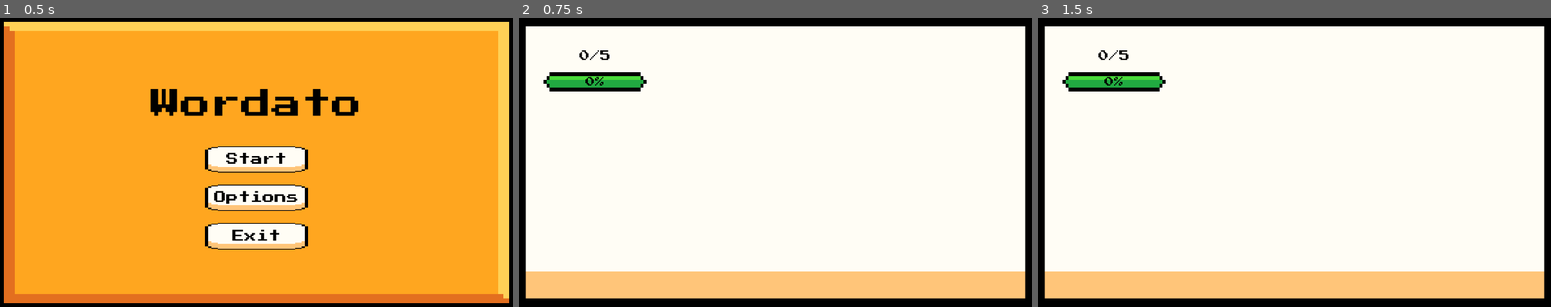
Above: before the commit, frames 1-3 (left to right).
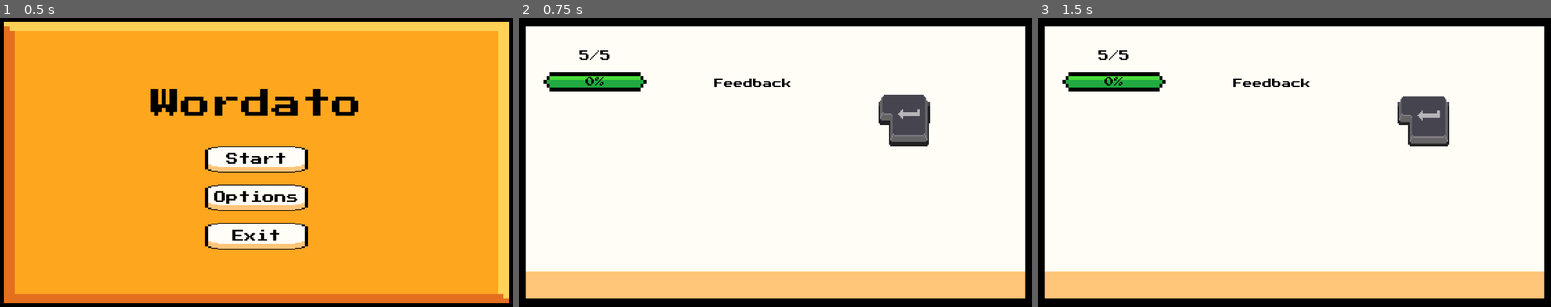
Above: after the commit, the same moments.

Repository: pett1c/Lern-Perioden
Game: Godot game, scene res://scenes/main_menu.tscn
Two runs of this game, one before a commit and one after it. Both use one fixed random seed, a clock stepped at 60 frames per second and the inputs below.
Inputs (mouse positions are in pixels of both pictures, inside the frame that each line leads up to):
- Up to frame 1 (0.5 s): no input
- Up to frame 2 (0.75 s): click "Start" at 0.5 s
- Up to frame 3 (1.5 s): click (1422, 119) at 1.27 s

Frame 1 is identical in both runs. In frame 2, 1.8% of the frame differs, in the area x 11-81%, y 11-45%; in frame 3, 1.8%.
Error after the commit: Parse Error: Identifier "GameManager" not declared in the current scope. (res://scenes/letter.gd:13)

Commit message:
LP12: 21.11

Diff:
--- /dev/null
+++ b/Lern-Periode_12/scenes/letter.gd
@@ -0,0 +1,29 @@
+extends TextureButton
+
+@onready var char_label = $CharLabel
+@onready var weight_label = $WeightLabel
+
+var char_value: String = ""
+var letter_data: Dictionary = {}
+
+func setup(character: String):
+	char_value = character
+
+	# retrieve score data from manager
+	if GameManager.letter_config.has(character):
+		letter_data = GameManager.letter_config[character]
+
+	char_label.text = character.to_upper()
+
+	# display score if label exists
+	if letter_data.has("score") and weight_label:
+		weight_label.text = str(letter_data["score"])
+
+	# center pivot for scaling effects
+	pivot_offset = size / 2
+
+func _ready():
+	# pop-in animation
+	scale = Vector2.ZERO
+	var tween = create_tween()
+	tween.tween_property(self, "scale", Vector2.ONE, 0.3).set_trans(Tween.TRANS_BACK).set_ease(Tween.EASE_OUT)
--- /dev/null
+++ b/Lern-Periode_12/scenes/letter.tscn
@@ -0,0 +1,53 @@
+[gd_scene load_steps=7 format=3 uid="uid://dc8otrtdtla4j"]
+
+[ext_resource type="Script" uid="uid://shkcgr5pbgc1" path="res://scenes/letter.gd" id="1_antxc"]
+[ext_resource type="Texture2D" uid="uid://dgnumnfiju8pu" path="res://assets/keyboard/SimpleKeys/Jumbo/Dark/button.png" id="2_rprtv"]
+[ext_resource type="FontFile" uid="uid://cn8cvwvgbr7ti" path="res://assets/fonts/PressStart2P-Regular.ttf" id="3_8y6hk"]
+
+[sub_resource type="AtlasTexture" id="AtlasTexture_antxc"]
+atlas = ExtResource("2_rprtv")
+region = Rect2(0, 0, 19, 21)
+
+[sub_resource type="AtlasTexture" id="AtlasTexture_rprtv"]
+atlas = ExtResource("2_rprtv")
+region = Rect2(19, 0, 19, 21)
+
+[sub_resource type="AtlasTexture" id="AtlasTexture_8y6hk"]
+atlas = ExtResource("2_rprtv")
+region = Rect2(38, 0, 19, 21)
+
+[node name="Letter" type="TextureButton"]
+anchors_preset = -1
+anchor_right = 0.015000001
+anchor_bottom = 0.029000001
+offset_right = -0.20000076
+offset_bottom = 0.11999893
+grow_horizontal = 2
+grow_vertical = 2
+texture_normal = SubResource("AtlasTexture_antxc")
+texture_pressed = SubResource("AtlasTexture_rprtv")
+texture_hover = SubResource("AtlasTexture_8y6hk")
+script = ExtResource("1_antxc")
+
+[node name="CharLabel" type="Label" parent="."]
+layout_mode = 0
+offset_left = 3.0
+offset_right = 17.0
+offset_bottom = 14.0
+theme_override_fonts/font = ExtResource("3_8y6hk")
+theme_override_font_sizes/font_size = 8
+text = "A"
+horizontal_alignment = 1
+vertical_alignment = 1
+
+[node name="WeightLabel" type="Label" parent="."]
+layout_mode = 0
+offset_left = 6.0
+offset_top = 13.0
+offset_right = 14.0
+offset_bottom = 21.0
+theme_override_fonts/font = ExtResource("3_8y6hk")
+theme_override_font_sizes/font_size = 5
+text = "1"
+horizontal_alignment = 1
+vertical_alignment = 1
--- a/Lern-Periode_12/scenes/round.gd
+++ b/Lern-Periode_12/scenes/round.gd
@@ -2,13 +2,98 @@
 
 @onready var quota_bar = $QuoteProgressBar
 @onready var moves_label = $Moves
+@onready var hand_container = $HandContainer
+@onready var word_slots_container = $WordSlots
+@onready var feedback_label = $FeedbackLabel
+
 var current_quota = 100
 var moves_left = 5
+var current_hand_chars: Array[String] = []
+var current_word_chars: Array[String] = []
+
+var letter_scene = preload("res://scenes/letter.tscn")
 
 func _ready():
 	quota_bar.max_value = current_quota
+	# wait for autoload to initialize
+	await get_tree().process_frame
+	start_round()
+
+func start_round():
+	# deal initial cards
+	current_hand_chars = GameManager.get_hand(8)
+	render_hand()
+	render_slots()
 	update_ui()
 
+func render_hand():
+	# clear existing buttons
+	for child in hand_container.get_children():
+		child.queue_free()
+
+	# recreate hand buttons
+	for i in range(current_hand_chars.size()):
+		var char = current_hand_chars[i]
+		var letter_btn = letter_scene.instantiate()
+		hand_container.add_child(letter_btn)
+		letter_btn.setup(char)
+		letter_btn.pressed.connect(_on_hand_letter_pressed.bind(i, char))
+
+func render_slots():
+	# clear existing slots
+	for child in word_slots_container.get_children():
+		child.queue_free()
+
+	# recreate word slot buttons
+	for i in range(current_word_chars.size()):
+		var char = current_word_chars[i]
+		var letter_btn = letter_scene.instantiate()
+		word_slots_container.add_child(letter_btn)
+		letter_btn.setup(char)
+		letter_btn.pressed.connect(_on_slot_letter_pressed.bind(i, char))
+
+func _on_hand_letter_pressed(index: int, char: String):
+	# move from hand to word slots
+	current_hand_chars.remove_at(index)
+	current_word_chars.append(char)
+	render_hand()
+	render_slots()
+
+func _on_slot_letter_pressed(index: int, char: String):
+	# return from word slots to hand
+	current_word_chars.remove_at(index)
+	current_hand_chars.append(char)
+	render_hand()
+	render_slots()
+
+func _on_submit_pressed():
+	if current_word_chars.is_empty():
+		return
+
+	var word = "".join(current_word_chars)
+
+	if GameManager.is_word_valid(word):
+		print("valid word: ", word)
+		feedback_label.text = "SUPER! " + word
+		feedback_label.modulate = Color.GREEN
+
+		# process turn logic
+		moves_left -= 1
+		current_word_chars.clear()
+
+		# draw cards to fill hand
+		var need = 8 - current_hand_chars.size()
+		if need > 0:
+			current_hand_chars.append_array(GameManager.get_hand(need))
+
+		update_ui()
+		render_hand()
+		render_slots()
+	else:
+		print("invalid word")
+		feedback_label.text = "NO SUCH WORD!"
+		feedback_label.modulate = Color.RED
+
 func update_ui():
-	quota_bar.value = 0  # just plug by now
-	moves_label.text = "%d/%d" % [5 - moves_left, 5]
+	quota_bar.value = 0
+	moves_label.text = "%d/%d" % [moves_left, 5]
--- a/Lern-Periode_12/scenes/round.tscn
+++ b/Lern-Periode_12/scenes/round.tscn
@@ -1,9 +1,10 @@
-[gd_scene load_steps=7 format=3 uid="uid://cqam6grgju7k4"]
+[gd_scene load_steps=11 format=3 uid="uid://cqam6grgju7k4"]
 
 [ext_resource type="Script" uid="uid://dtbe5krk4kunp" path="res://scenes/round.gd" id="1_3gnes"]
 [ext_resource type="FontFile" uid="uid://cn8cvwvgbr7ti" path="res://assets/fonts/PressStart2P-Regular.ttf" id="2_3gnes"]
 [ext_resource type="Texture2D" uid="uid://btmefeed2qoxm" path="res://assets/ui_flat/01_Flat_Theme/Sprites/UI_Flat_InputField01a.png" id="2_b0w8h"]
 [ext_resource type="Texture2D" uid="uid://bpqkc8utyuh0d" path="res://assets/bars/04.png" id="3_b0w8h"]
+[ext_resource type="Texture2D" uid="uid://c1stma0e3p210" path="res://assets/keyboard/SimpleKeys/Jumbo/Dark/Spritesheets/ENTER.png" id="5_b0w8h"]
 
 [sub_resource type="StyleBoxTexture" id="StyleBoxTexture_b1bvr"]
 texture = ExtResource("2_b0w8h")
@@ -11,6 +12,18 @@
 [sub_resource type="StyleBoxTexture" id="StyleBoxTexture_unjed"]
 texture = ExtResource("3_b0w8h")
 region_rect = Rect2(55, 118, 34, 5)
+
+[sub_resource type="AtlasTexture" id="AtlasTexture_b1bvr"]
+atlas = ExtResource("5_b0w8h")
+region = Rect2(0, 0, 40, 36)
+
+[sub_resource type="AtlasTexture" id="AtlasTexture_unjed"]
+atlas = ExtResource("5_b0w8h")
+region = Rect2(40, 0, 38, 36)
+
+[sub_resource type="AtlasTexture" id="AtlasTexture_vxv1r"]
+atlas = ExtResource("5_b0w8h")
+region = Rect2(78, 0, 39, 36)
 
 [node name="Round" type="Control"]
 layout_mode = 3
@@ -67,3 +80,61 @@
 theme_override_fonts/font = ExtResource("2_3gnes")
 theme_override_font_sizes/font_size = 24
 theme_override_styles/background = SubResource("StyleBoxTexture_unjed")
+
+[node name="HandContainer" type="HBoxContainer" parent="."]
+layout_mode = 1
+anchors_preset = -1
+anchor_left = 0.28100002
+anchor_top = 0.44400004
+anchor_right = 0.28100002
+anchor_bottom = 0.44400004
+offset_left = 0.3199768
+offset_top = 0.3199768
+offset_right = 488.31998
+offset_bottom = 200.31998
+
+[node name="WordSlots" type="HBoxContainer" parent="."]
+layout_mode = 1
+anchors_preset = -1
+anchor_left = 0.287
+anchor_top = 0.26700002
+anchor_right = 0.287
+anchor_bottom = 0.26700002
+offset_left = 0.64001465
+offset_top = -0.24002075
+offset_right = 472.64
+offset_bottom = 127.75998
+
+[node name="SubmitButton" type="TextureButton" parent="."]
+layout_mode = 1
+anchors_preset = -1
+anchor_left = 0.75000006
+anchor_top = 0.356
+anchor_right = 0.75000006
+anchor_bottom = 0.356
+offset_left = -64.00006
+offset_top = -64.32001
+offset_right = 63.99994
+offset_bottom = 63.679993
+texture_normal = SubResource("AtlasTexture_b1bvr")
+texture_pressed = SubResource("AtlasTexture_unjed")
+texture_hover = SubResource("AtlasTexture_vxv1r")
+stretch_mode = 0
+
+[node name="FeedbackLabel" type="Label" parent="."]
+layout_mode = 1
+anchors_preset = -1
+anchor_left = 0.381
+anchor_top = 0.23300001
+anchor_right = 0.381
+anchor_bottom = 0.23300001
+offset_left = 0.3199768
+offset_top = -15.76001
+offset_right = 232.31998
+offset_bottom = 16.23999
+theme_override_colors/font_color = Color(0, 0, 0, 1)
+theme_override_fonts/font = ExtResource("2_3gnes")
+theme_override_font_sizes/font_size = 24
+text = "Feedback"
+
+[connection signal="pressed" from="SubmitButton" to="." method="_on_submit_pressed"]
--- a/Lern-Periode_12/scripts/game_manager.gd
+++ b/Lern-Periode_12/scripts/game_manager.gd
@@ -1,5 +1,62 @@
-var letters = {}
+extends Node
+
+# dictionary for fast word lookups
+var valid_words: Dictionary = {}
+
+# current deck and letter configuration
+var deck: Array[String] = []
+
+# german letter distribution and scores
+var letter_config = {
+	"a": {"count": 5, "score": 1}, "b": {"count": 2, "score": 3}, "c": {"count": 2, "score": 3},
+	"d": {"count": 4, "score": 1}, "e": {"count": 15, "score": 1}, "f": {"count": 2, "score": 4},
+	"g": {"count": 3, "score": 2}, "h": {"count": 4, "score": 2}, "i": {"count": 6, "score": 1},
+	"j": {"count": 1, "score": 6}, "k": {"count": 2, "score": 4}, "l": {"count": 3, "score": 2},
+	"m": {"count": 4, "score": 3}, "n": {"count": 9, "score": 1}, "o": {"count": 3, "score": 2},
+	"p": {"count": 1, "score": 4}, "q": {"count": 1, "score": 10}, "r": {"count": 6, "score": 1},
+	"s": {"count": 7, "score": 1}, "t": {"count": 6, "score": 1}, "u": {"count": 3, "score": 1},
+	"v": {"count": 1, "score": 6}, "w": {"count": 2, "score": 3}, "x": {"count": 1, "score": 8},
+	"y": {"count": 1, "score": 4}, "z": {"count": 2, "score": 3},
+	"ä": {"count": 1, "score": 6}, "ö": {"count": 1, "score": 8}, "ü": {"count": 1, "score": 6}, "ß": {"count": 1, "score": 8}
+}
+
 func _ready() -> void:
-	var file = FileAccess.open("res://data/test_letters.json", FileAccess.READ)
-	letters = JSON.parse_string(file.get_as_text())
-	pass
+	load_dictionary()
+	init_deck()
+
+func load_dictionary() -> void:
+	if not FileAccess.file_exists("res://data/dictionary.jsonl"):
+		printerr("dictionary file missing")
+		return
+
+	var file = FileAccess.open("res://data/dictionary.jsonl", FileAccess.READ)
+	while file.get_position() < file.get_length():
+		var line = file.get_line()
+		var json = JSON.parse_string(line)
+
+		# extract "word" field and ignore short words
+		if json and "word" in json:
+			var word = json["word"].to_lower()
+			if word.length() >= 2:
+				valid_words[word] = true
+
+	print("dictionary loaded: ", valid_words.size())
+
+func init_deck() -> void:
+	deck.clear()
+	# populate deck based on frequency counts
+	for letter in letter_config:
+		var count = letter_config[letter]["count"]
+		for i in range(count):
+			deck.append(letter)
+	deck.shuffle()
+
+func is_word_valid(word: String) -> bool:
+	return valid_words.has(word.to_lower())
+
+func get_hand(size: int) -> Array[String]:
+	var hand: Array[String] = []
+	for i in range(size):
+		if deck.size() > 0:
+			hand.append(deck.pop_back())
+	return hand
Binary file added: Lern-Periode_12/assets/keyboard/SimpleKeys/Jumbo/Dark/button.png
Not shown, added: Lern-Periode_12/assets/keyboard/SimpleKeys/Jumbo/Dark/button.png.import
Not shown, added: Lern-Periode_12/scenes/letter.gd.uid
